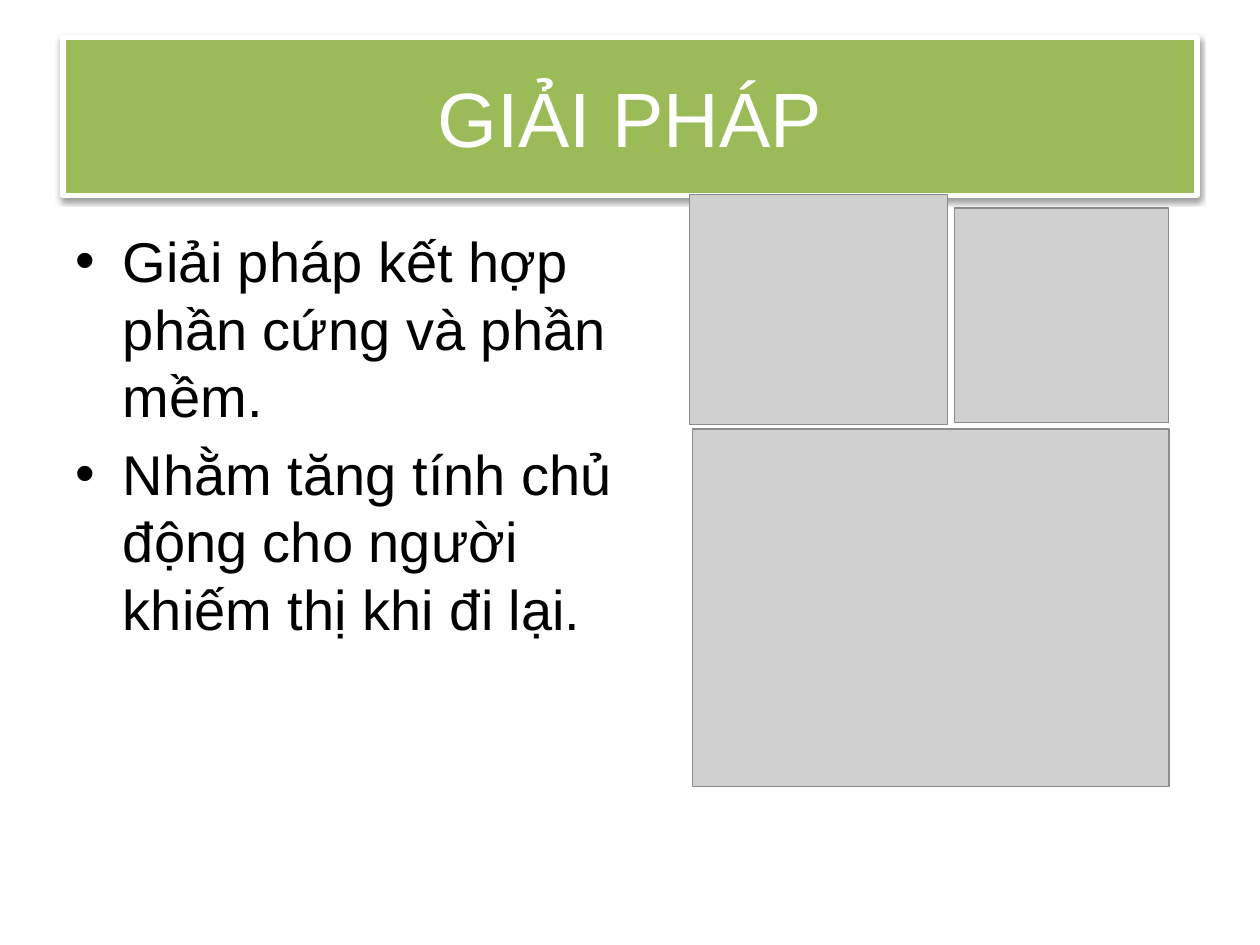
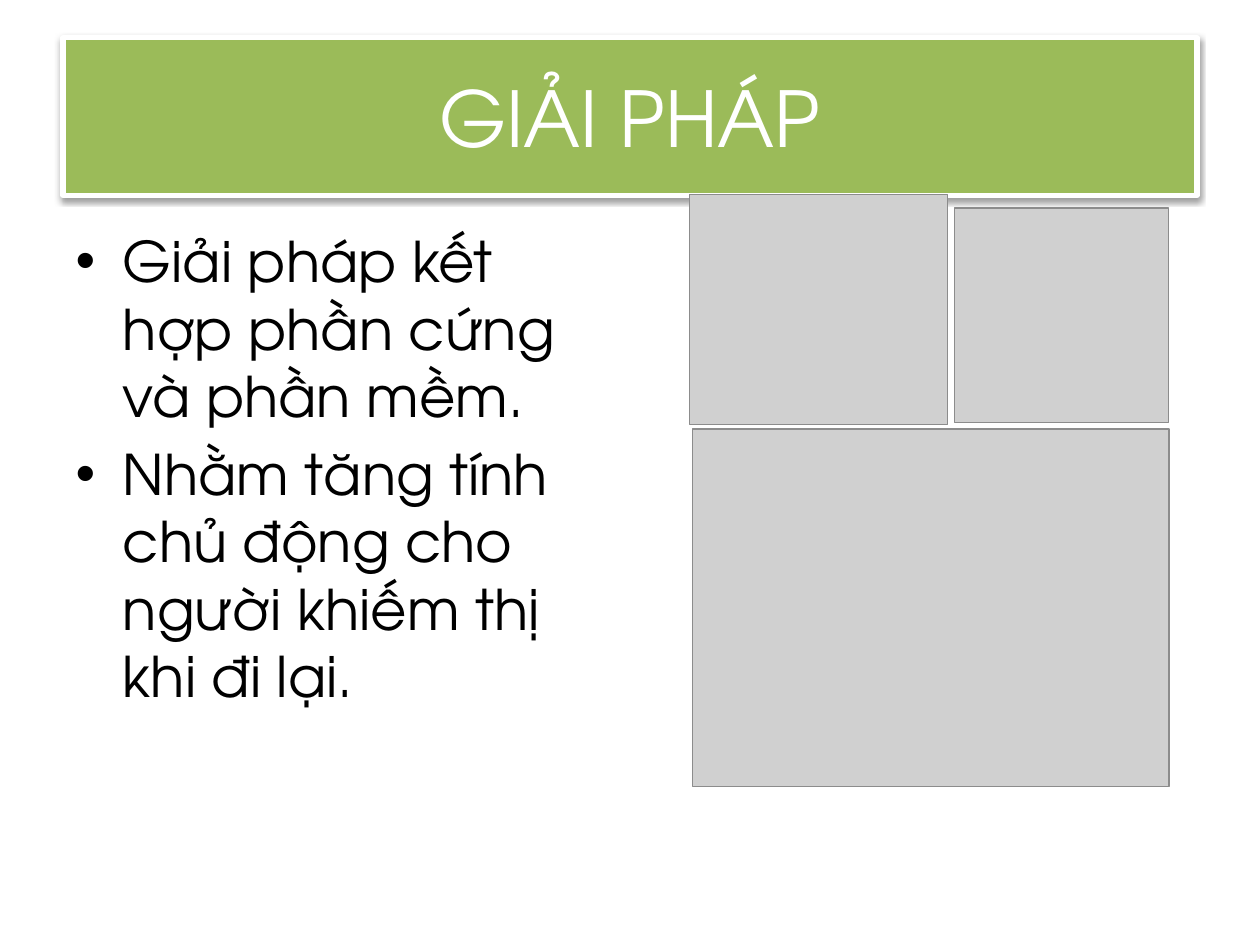
Before and after one commit to bloomingseed/pbl5-mmmodel, a slide deck: slide 3 of reports/Báo cáo tiến độ 3.pptx. Drawn at 1260x945 pixels with LibreOffice and Linux fonts; fonts in the diff are those of the drawing; grey boxes stand for pictures. Boxes give left, top, right and bottom in pixels: in the first picture for what was removed or moved away, otherwise in the second. Text is boxed around its words. In the diff, an @@ line names an element or a change of style, - is before the commit and + after.

```diff
--- a/reports/Báo cáo tiến độ 3.pptx
+++ b/reports/Báo cáo tiến độ 3.pptx
@@ title "GIẢI PHÁP" at [63,38,1197,195]: font Arial to TeX Gyre Adventor @@
@@ text "Giải pháp kết hợp phần ..." at [123,231,555,708]: font Arial to TeX Gyre Adventor @@
```
Also in this commit, not shown: 12 other slides changed, 10 other files.
